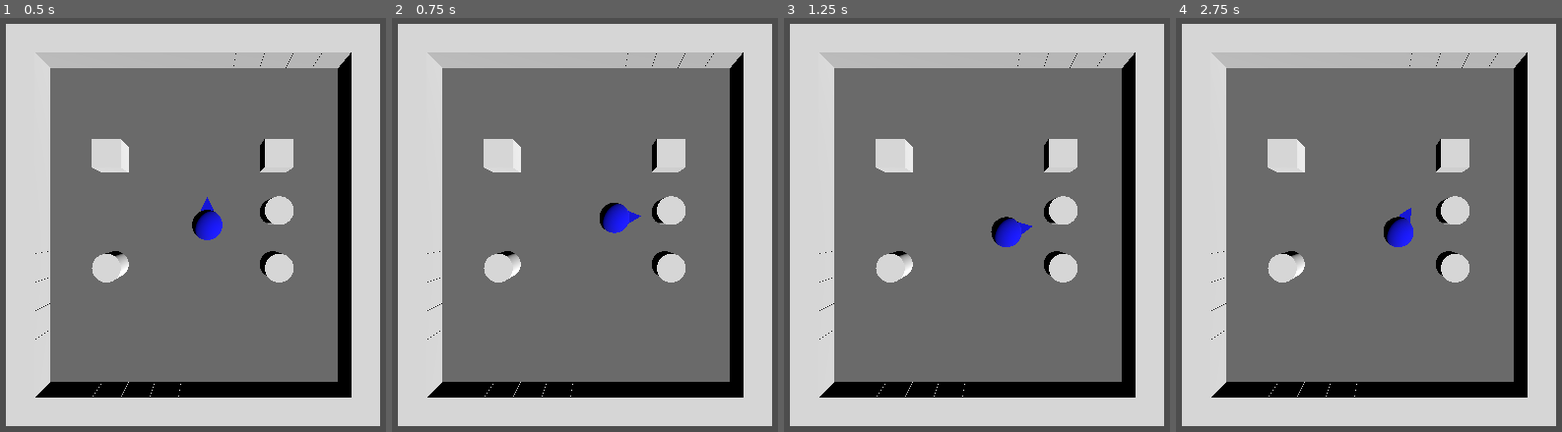
Above: before the commit, frames 1-4 (left to right).
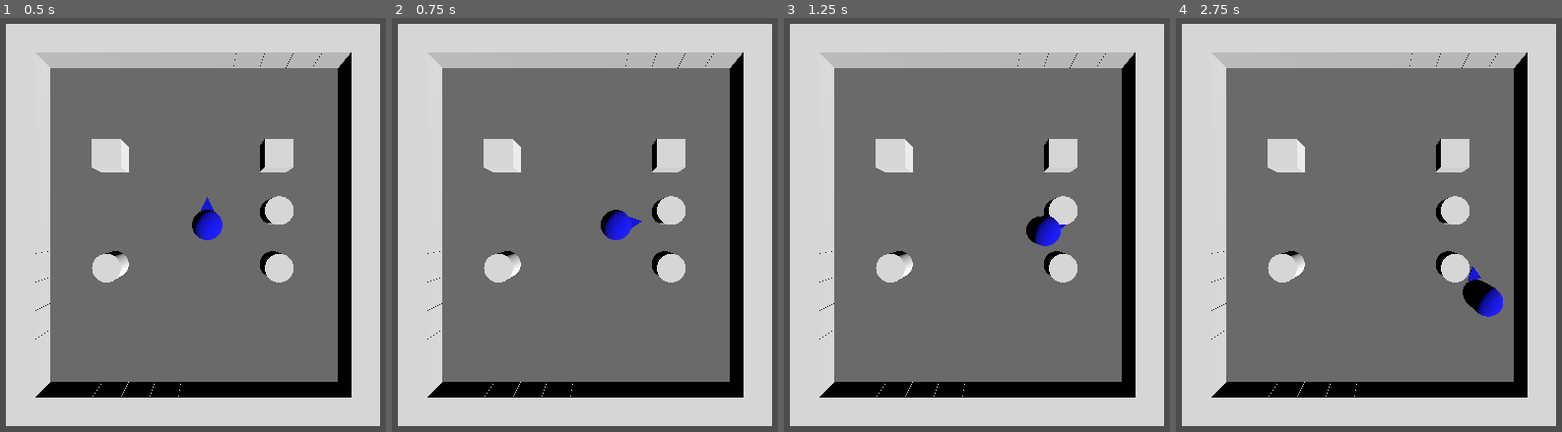
Above: after the commit, the same moments.

Repository: ciromdrs/BaseShooter
Game: Godot game, scene res://scenes/minigames/MoveMinigame.tscn
Two runs of this game, one before a commit and one after it. Both use one fixed random seed, a clock stepped at 60 frames per second and the inputs below.
Inputs (mouse positions are in pixels of both pictures, inside the frame that each line leads up to):
- Up to frame 1 (0.5 s): no input
- Up to frame 2 (0.75 s): tap Enter at 0.5 s; move the mouse to (774, 204) at 0.52 s; hold D (move_right) from 0.53 s (still down); click (774, 204) at 0.67 s
- Up to frame 3 (1.25 s): keep holding D (move_right)
- Up to frame 4 (2.75 s): move the mouse to (1226, 245) at 1.27 s; release D (move_right) at 1.28 s; hold S (move_down) 1.28-2.03 s; move the mouse to (1461, 129) at 2.02 s; hold D (move_right) from 2.03 s (still down)

Frame 1 is identical in both runs. In frame 2, 0.5% of the frame differs, in the area x 53-65%, y 44-54%; in frame 3, 1.0%; in frame 4, 1.2%, in the area x 53-85%, y 45-73%.

Commit message:
Fix Character-related transforms

Diff:
--- a/scenes/minigames/MoveMinigame.tscn
+++ b/scenes/minigames/MoveMinigame.tscn
@@ -11,6 +11,7 @@
 transform = Transform3D(0.718005, -0.294166, 0.630822, -0.294827, 0.692448, 0.658478, -0.630513, -0.658773, 0.410453, 18.1893, 5.41479, 2.03992)
 
 [node name="Character" parent="." instance=ExtResource("2_1q2ff")]
+transform = Transform3D(1, 0, 0, 0, 1, 0, 0, 0, 1, 0, 1, 0)
 
 [node name="CharacterDemoSkin" parent="Character" instance=ExtResource("3_k6ru7")]
 color = Color(0, 0, 1, 1)
Not shown: 1 places in scenes/Character.tscn that only renumber resources
